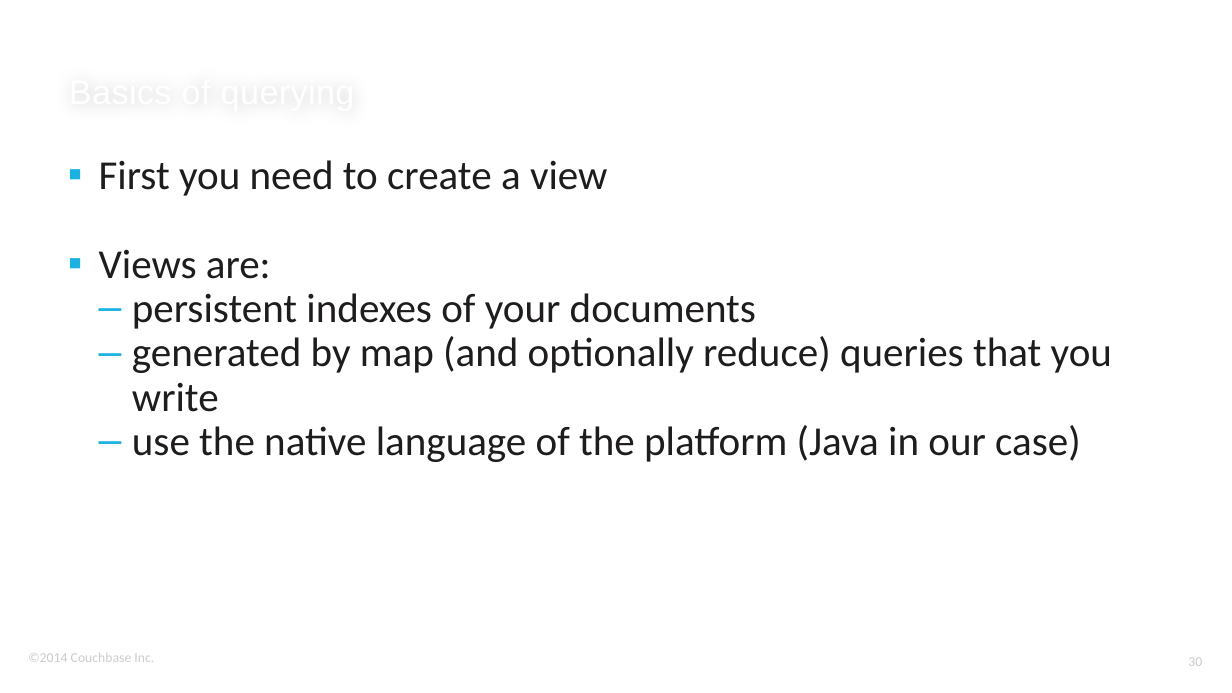
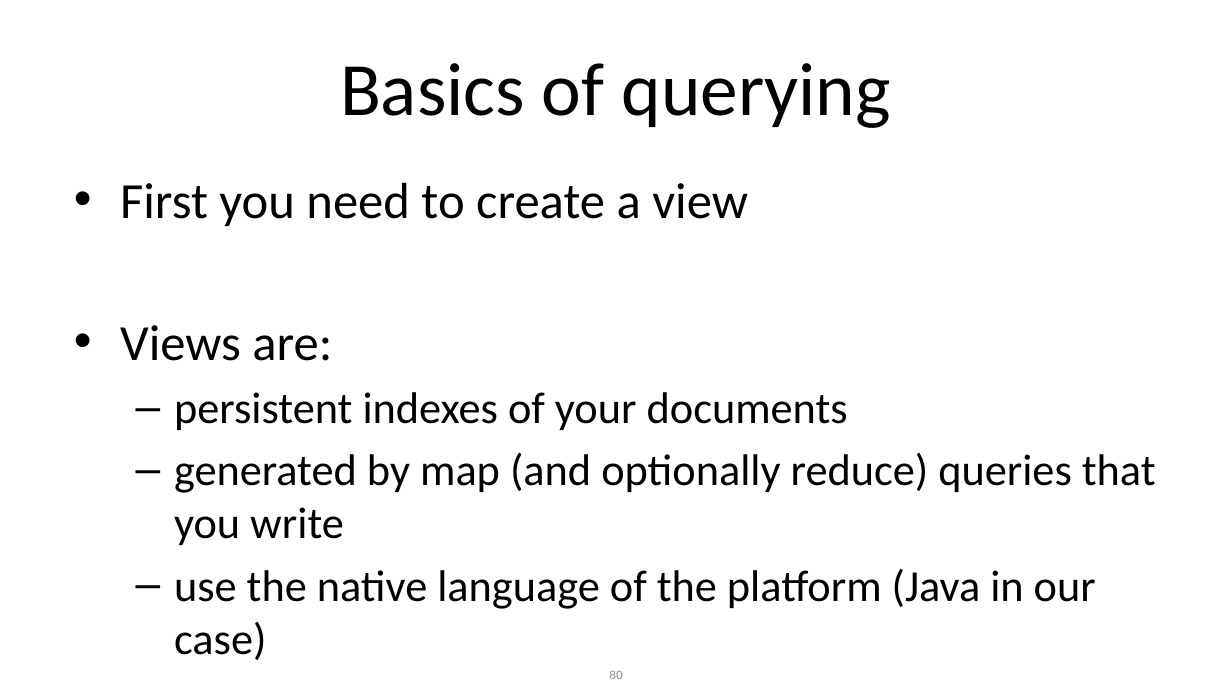
Before and after one commit to ldoguin/couchbase-mobile-android-workshop, a slide deck: slide 80 of AndroidWorkshopMasterDetailFlow.pptx (slide 30 before the commit). Drawn at 1232x693 pixels with LibreOffice and Linux fonts; fonts in the diff are those of the drawing; background and template pictures are left out. Boxes give left, top, right and bottom in pixels: in the first picture for what was removed or moved away, otherwise in the second. Text is boxed around its words. In the diff, an @@ line names an element or a change of style, - is before the commit and + after.

```diff
--- a/AndroidWorkshopMasterDetailFlow.pptx
+++ b/AndroidWorkshopMasterDetailFlow.pptx
@@ title "Basics of querying": place and size @@
-title "Basics of querying" at bbox=[63, 0, 1141, 118]
+title "Basics of querying" at bbox=[340, 63, 891, 128]
@@ title "Basics of querying" at bbox=[340, 63, 891, 128]: size 20 to 44 pt, font Arial to Calibri, text colour #FFFFFF to #000000, letter spacing 0.2 to 0 pt; alignment left to centre; vertical alignment bottom to middle @@
@@ text "First you need to create ...": place and size @@
-text "First you need to create ..." at bbox=[99, 160, 1112, 462]
+text "First you need to create ..." at bbox=[120, 183, 1156, 609]
@@ text "First you need to create ..." at bbox=[120, 183, 1156, 609]: size 24 to 29.6 pt in "First you need to create a view", "Views are:"; text colour #1E1C1C to #000000; size 24 to 25.9 pt in "persistent indexes of your documents", "generated by map (and optionally reduce) queries ...", "use the native language of the platform ..."; bullet ▪ to •; line spacing 0.9 to 1; more space between paragraphs; indent changed @@
@@ text removed at bbox=[28, 653, 154, 662] @@
-©2014 Couchbase Inc.
@@ page number removed at bbox=[1188, 657, 1202, 666] @@
-30
@@ page number added at bbox=[609, 671, 622, 679], 7 pt, text #8C8C8C @@
+80
```
Also in this commit, not shown: 27 other slides changed, 58 slides added, 8 slides removed.
